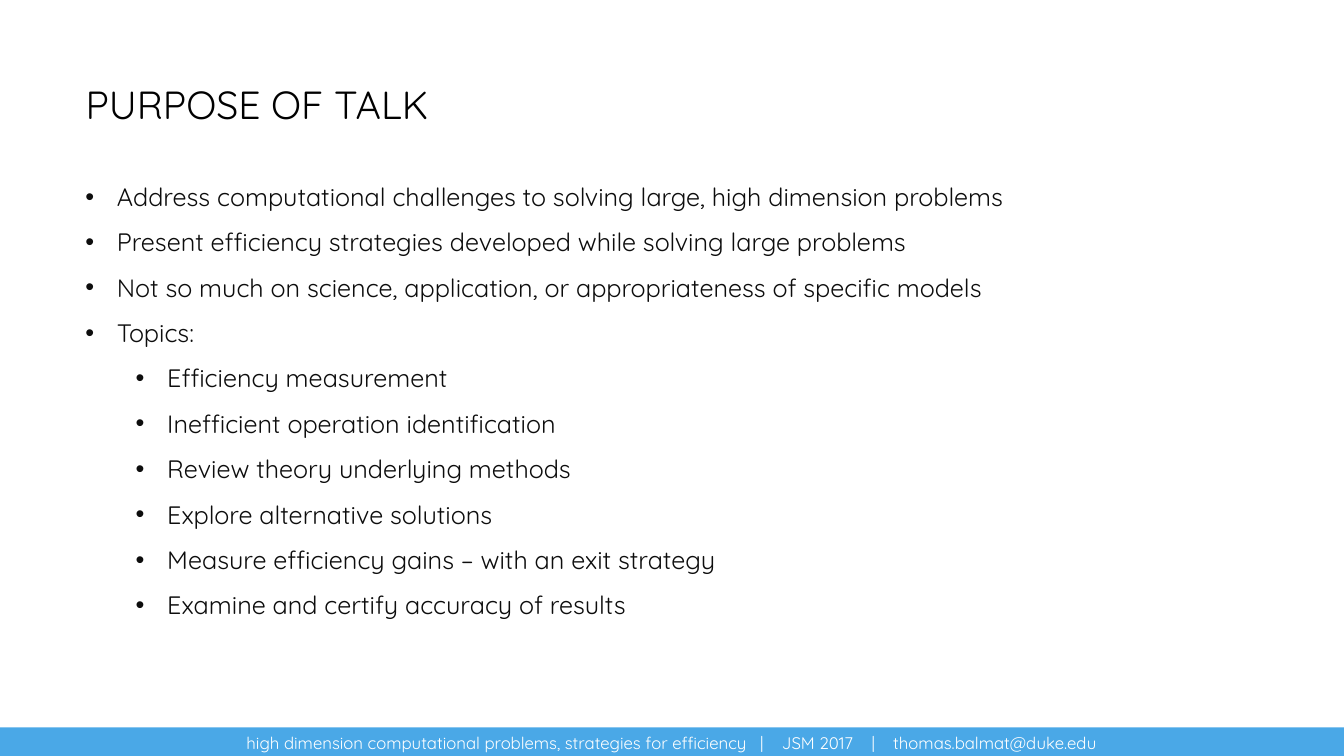
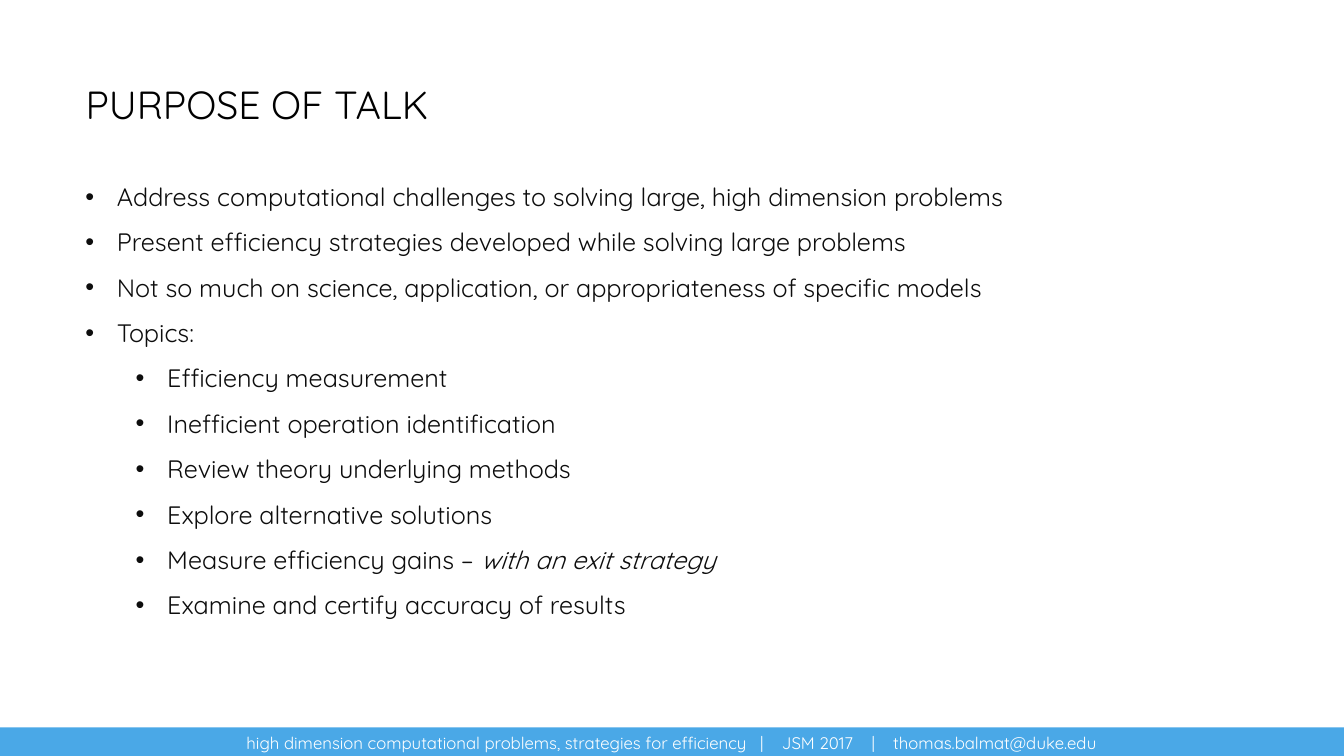
Before and after one commit to DukeSynthProj/FixedEffectsSolutionResources, a slide deck: slide 3 of EfficientComputationFixedEffectsJSM2017Conference.pptx. Drawn at 1344x756 pixels with LibreOffice and Linux fonts; fonts in the diff are those of the drawing. Boxes give left, top, right and bottom in pixels: in the first picture for what was removed or moved away, otherwise in the second. Text is boxed around its words. In the diff, an @@ line names an element or a change of style, - is before the commit and + after.

```diff
--- a/EfficientComputationFixedEffectsJSM2017Conference.pptx
+++ b/EfficientComputationFixedEffectsJSM2017Conference.pptx
@@ text at [167,550,715,574]: italic on in "with an exit strategy" @@
```
Also in this commit, not shown: 1 other file.
